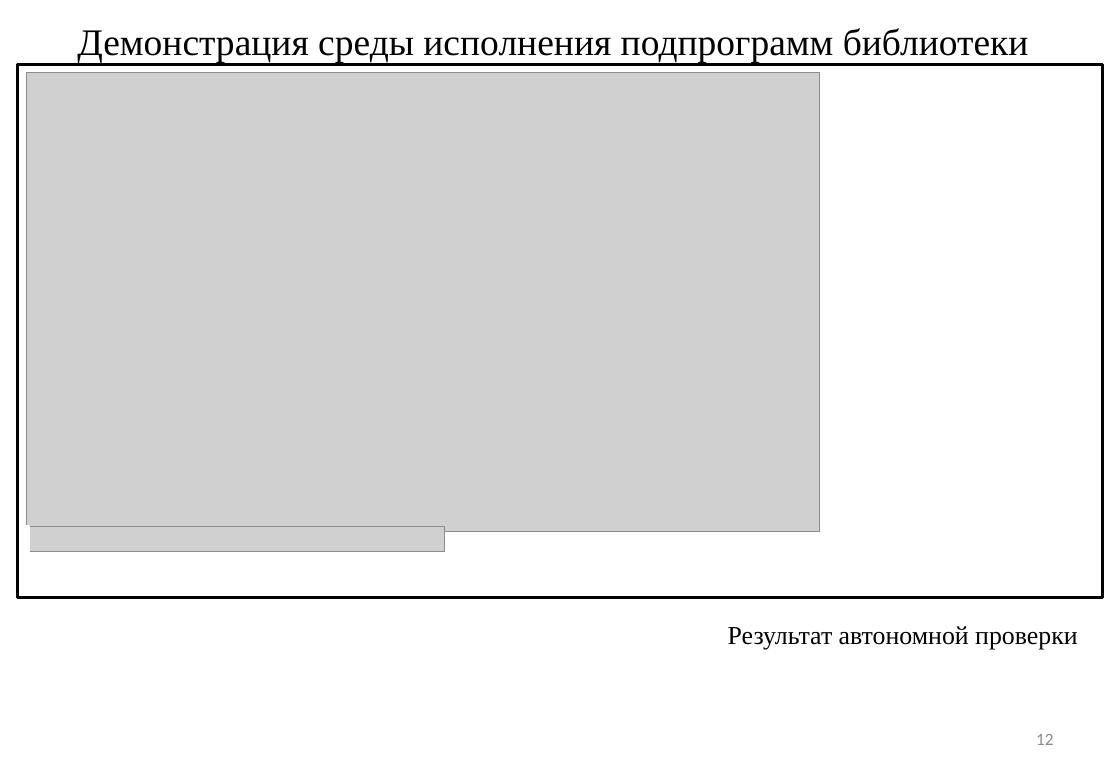
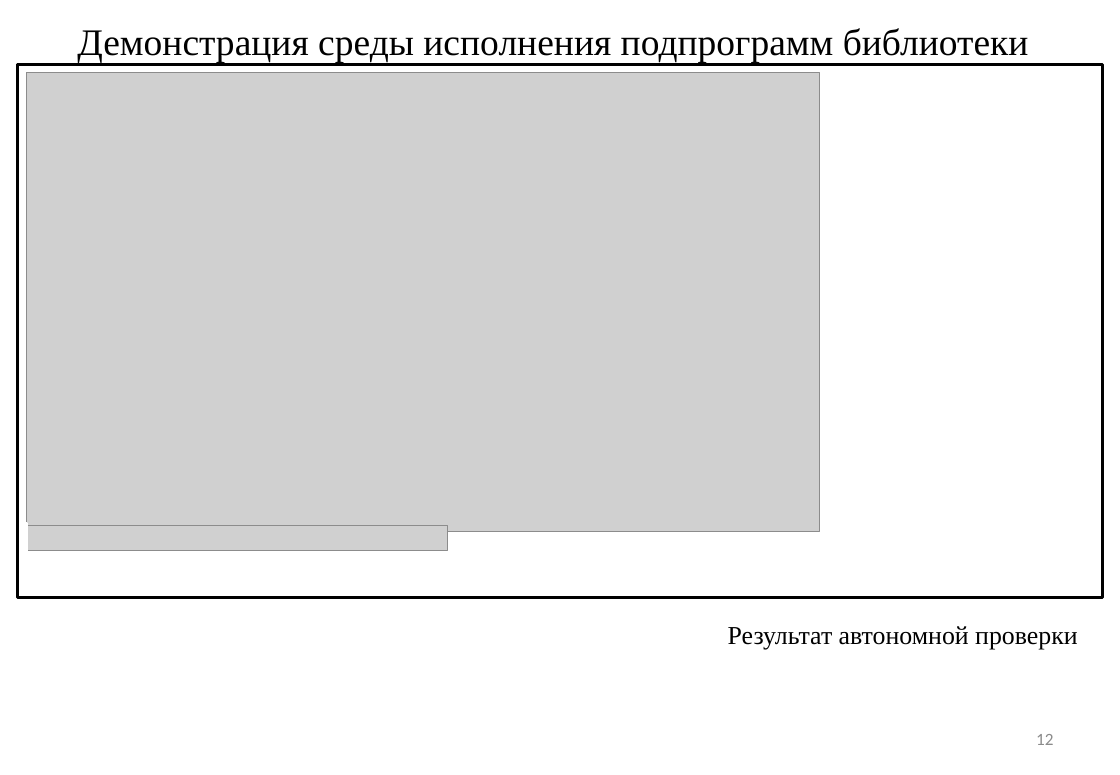
Before and after one commit to nwcfang/diplom_report, a slide deck: slide 12 of presentation/presentation.pptx. Drawn at 1120x775 pixels with LibreOffice and Linux fonts; fonts in the diff are those of the drawing; grey boxes stand for pictures. Boxes give left, top, right and bottom in pixels: in the first picture for what was removed or moved away, otherwise in the second. Text is boxed around its words. In the diff, an @@ line names an element or a change of style, - is before the commit and + after.

```diff
--- a/presentation/presentation.pptx
+++ b/presentation/presentation.pptx
@@ rectangle: place and size @@
-rectangle at (21,527,29,559)
+rectangle at (22,523,27,555)
@@ rectangle at (22,523,27,555): mirrored @@
@@ picture: place and size @@
-picture at (25,527,444,552)
+picture at (23,526,448,551)
```
Also in this commit, not shown: 1 other file.
